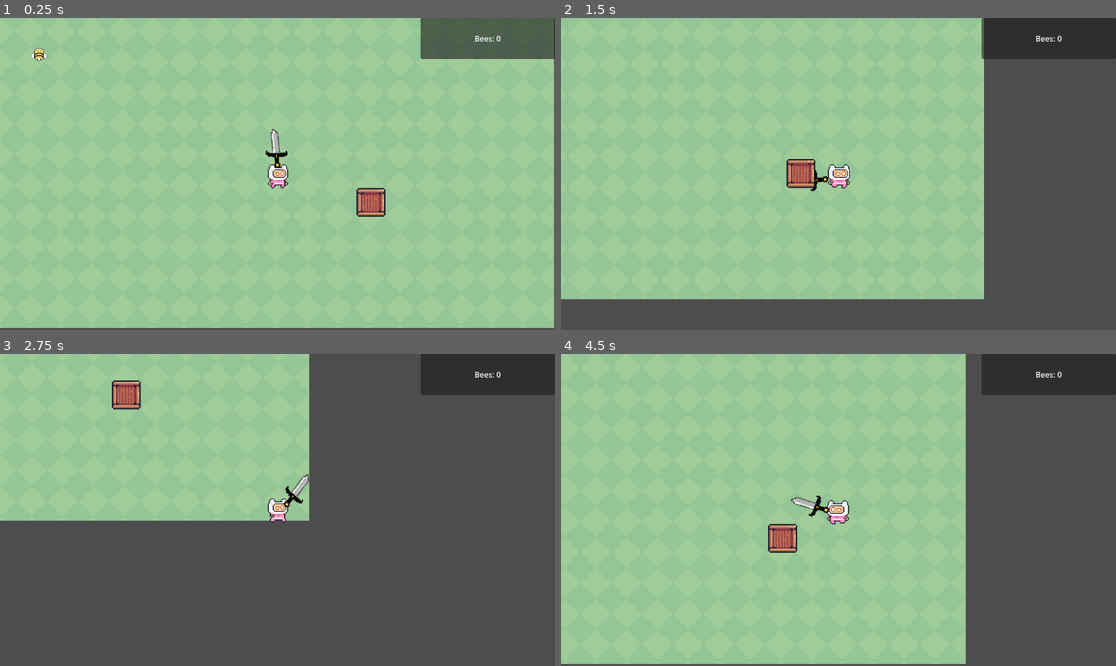
Above: before the commit, frames 1-4 (two rows, left to right).
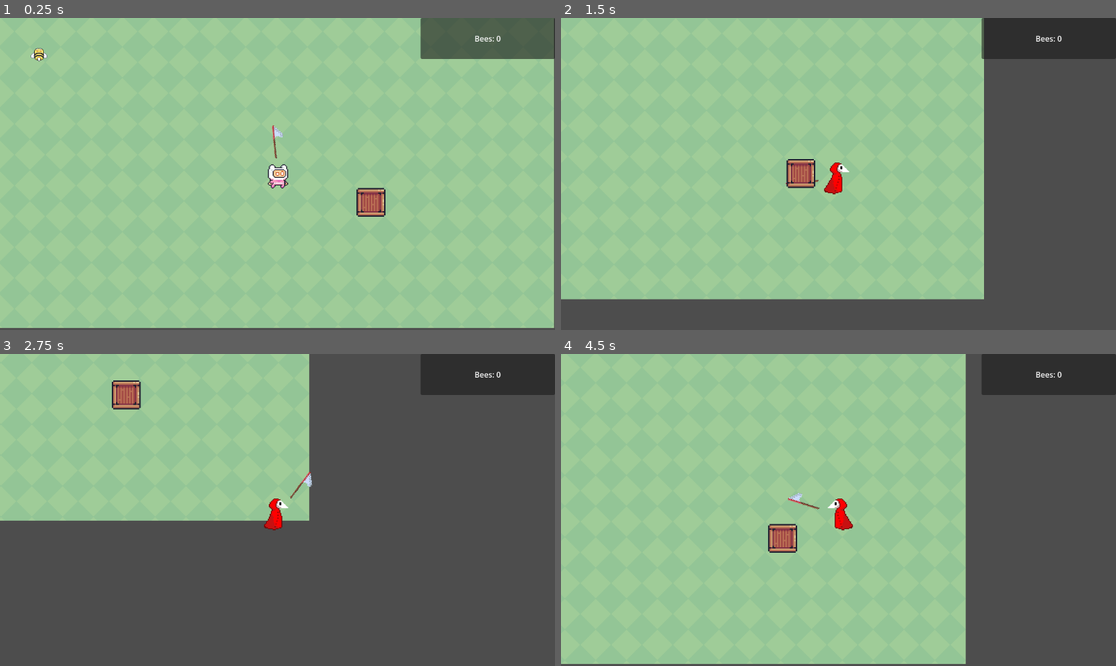
Above: after the commit, the same moments.

Repository: GlitchSkye/Game-test-top-down
Game: Godot game, scene res://game.tscn
Same seed, same stepped clock (60 frames per second), same inputs: the game is played once before the commit and once after it.
Inputs (mouse positions are in pixels of both pictures, inside the frame that each line leads up to):
- Up to frame 1 (0.25 s): no input
- Up to frame 2 (1.5 s): move the mouse to (960, 158) at 0.52 s; hold Right (ui_right) 0.53-1.28 s; move the mouse to (727, 189) at 1.27 s; hold Down (ui_down) from 1.28 s (still down)
- Up to frame 3 (2.75 s): move the mouse to (333, 441) at 2.02 s; release Down (ui_down) at 2.03 s; hold Right (ui_right) from 2.03 s (still down)
- Up to frame 4 (4.5 s): move the mouse to (810, 572) at 2.77 s; release Right (ui_right) at 2.78 s; hold Up (ui_up) 2.78-3.53 s; move the mouse to (1005, 556) at 3.52 s; hold Left (ui_left) from 3.53 s (still down); move the mouse to (672, 463) at 4.27 s

The runs differ from the first frame. In frame 1, 0.2% of the frame differs, in the area x 47-52%, y 34-49%; in frame 2, 0.4%; in frame 3, 0.5%; in frame 4, 0.6%, in the area x 40-53%, y 44-57%.

Commit message:
char
chromeexperiments

Diff:
--- a/player/player_character_body_2d.tscn
+++ b/player/player_character_body_2d.tscn
@@ -1,9 +1,9 @@
-[gd_scene load_steps=32 format=3 uid="uid://k3ev0lxxvrob"]
+[gd_scene load_steps=31 format=3 uid="uid://k3ev0lxxvrob"]
 
 [ext_resource type="Texture2D" uid="uid://b46wfhwhcy83t" path="res://player/Jump (32x32).png" id="1_3voty"]
 [ext_resource type="Script" path="res://program/Player/playercharacterbody2d.gd" id="1_ywxm0"]
 [ext_resource type="Texture2D" uid="uid://bl0pdnuv1wka0" path="res://player/Idle (32x32).png" id="2_fc578"]
-[ext_resource type="Texture2D" uid="uid://b661t2nywyep5" path="res://player/Run (32x32).png" id="3_u8lww"]
+[ext_resource type="Texture2D" uid="uid://b1asfiol03rc1" path="res://player-run-sprite.png" id="4_71oal"]
 [ext_resource type="PackedScene" uid="uid://dwhyh07kbxenr" path="res://sword.tscn" id="5_ktt4c"]
 
 [sub_resource type="AtlasTexture" id="AtlasTexture_diva8"]
@@ -50,53 +50,49 @@
 atlas = ExtResource("2_fc578")
 region = Rect2(320, 0, 32, 32)
 
-[sub_resource type="AtlasTexture" id="AtlasTexture_45dac"]
-atlas = ExtResource("3_u8lww")
-region = Rect2(0, 0, 32, 32)
-
-[sub_resource type="AtlasTexture" id="AtlasTexture_r4cii"]
-atlas = ExtResource("3_u8lww")
-region = Rect2(32, 0, 32, 32)
-
-[sub_resource type="AtlasTexture" id="AtlasTexture_r3h4n"]
-atlas = ExtResource("3_u8lww")
-region = Rect2(64, 0, 32, 32)
-
-[sub_resource type="AtlasTexture" id="AtlasTexture_30ier"]
-atlas = ExtResource("3_u8lww")
-region = Rect2(96, 0, 32, 32)
-
-[sub_resource type="AtlasTexture" id="AtlasTexture_r061k"]
-atlas = ExtResource("3_u8lww")
-region = Rect2(128, 0, 32, 32)
-
-[sub_resource type="AtlasTexture" id="AtlasTexture_rcsqw"]
-atlas = ExtResource("3_u8lww")
-region = Rect2(160, 0, 32, 32)
-
-[sub_resource type="AtlasTexture" id="AtlasTexture_gdihh"]
-atlas = ExtResource("3_u8lww")
-region = Rect2(192, 0, 32, 32)
-
-[sub_resource type="AtlasTexture" id="AtlasTexture_k2xm8"]
-atlas = ExtResource("3_u8lww")
-region = Rect2(224, 0, 32, 32)
-
-[sub_resource type="AtlasTexture" id="AtlasTexture_umvis"]
-atlas = ExtResource("3_u8lww")
-region = Rect2(256, 0, 32, 32)
-
-[sub_resource type="AtlasTexture" id="AtlasTexture_jj0qf"]
-atlas = ExtResource("3_u8lww")
-region = Rect2(288, 0, 32, 32)
-
-[sub_resource type="AtlasTexture" id="AtlasTexture_fgoir"]
-atlas = ExtResource("3_u8lww")
-region = Rect2(320, 0, 32, 32)
-
-[sub_resource type="AtlasTexture" id="AtlasTexture_4kgp5"]
-atlas = ExtResource("3_u8lww")
-region = Rect2(352, 0, 32, 32)
+[sub_resource type="AtlasTexture" id="AtlasTexture_gt0eb"]
+atlas = ExtResource("4_71oal")
+region = Rect2(0, 0, 64, 64)
+
+[sub_resource type="AtlasTexture" id="AtlasTexture_w1cnv"]
+atlas = ExtResource("4_71oal")
+region = Rect2(64, 0, 64, 64)
+
+[sub_resource type="AtlasTexture" id="AtlasTexture_qpvn4"]
+atlas = ExtResource("4_71oal")
+region = Rect2(128, 0, 64, 64)
+
+[sub_resource type="AtlasTexture" id="AtlasTexture_2me73"]
+atlas = ExtResource("4_71oal")
+region = Rect2(192, 0, 64, 64)
+
+[sub_resource type="AtlasTexture" id="AtlasTexture_ct0q4"]
+atlas = ExtResource("4_71oal")
+region = Rect2(256, 0, 64, 64)
+
+[sub_resource type="AtlasTexture" id="AtlasTexture_7punf"]
+atlas = ExtResource("4_71oal")
+region = Rect2(320, 0, 64, 64)
+
+[sub_resource type="AtlasTexture" id="AtlasTexture_caj42"]
+atlas = ExtResource("4_71oal")
+region = Rect2(384, 0, 64, 64)
+
+[sub_resource type="AtlasTexture" id="AtlasTexture_run2c"]
+atlas = ExtResource("4_71oal")
+region = Rect2(448, 0, 64, 64)
+
+[sub_resource type="AtlasTexture" id="AtlasTexture_3muge"]
+atlas = ExtResource("4_71oal")
+region = Rect2(512, 0, 64, 64)
+
+[sub_resource type="AtlasTexture" id="AtlasTexture_icw2r"]
+atlas = ExtResource("4_71oal")
+region = Rect2(576, 0, 64, 64)
+
+[sub_resource type="AtlasTexture" id="AtlasTexture_tlmik"]
+atlas = ExtResource("4_71oal")
+region = Rect2(640, 0, 64, 64)
 
 [sub_resource type="SpriteFrames" id="SpriteFrames_tbx6f"]
 animations = [{
@@ -148,40 +144,37 @@
 }, {
 "frames": [{
 "duration": 1.0,
-"texture": SubResource("AtlasTexture_45dac")
-}, {
-"duration": 1.0,
-"texture": SubResource("AtlasTexture_r4cii")
-}, {
-"duration": 1.0,
-"texture": SubResource("AtlasTexture_r3h4n")
-}, {
-"duration": 1.0,
-"texture": SubResource("AtlasTexture_30ier")
-}, {
-"duration": 1.0,
-"texture": SubResource("AtlasTexture_r061k")
-}, {
-"duration": 1.0,
-"texture": SubResource("AtlasTexture_rcsqw")
-}, {
-"duration": 1.0,
-"texture": SubResource("AtlasTexture_gdihh")
-}, {
-"duration": 1.0,
-"texture": SubResource("AtlasTexture_k2xm8")
-}, {
-"duration": 1.0,
-"texture": SubResource("AtlasTexture_umvis")
-}, {
-"duration": 1.0,
-"texture": SubResource("AtlasTexture_jj0qf")
-}, {
-"duration": 1.0,
-"texture": SubResource("AtlasTexture_fgoir")
-}, {
-"duration": 1.0,
-"texture": SubResource("AtlasTexture_4kgp5")
+"texture": SubResource("AtlasTexture_gt0eb")
+}, {
+"duration": 1.0,
+"texture": SubResource("AtlasTexture_w1cnv")
+}, {
+"duration": 1.0,
+"texture": SubResource("AtlasTexture_qpvn4")
+}, {
+"duration": 1.0,
+"texture": SubResource("AtlasTexture_2me73")
+}, {
+"duration": 1.0,
+"texture": SubResource("AtlasTexture_ct0q4")
+}, {
+"duration": 1.0,
+"texture": SubResource("AtlasTexture_7punf")
+}, {
+"duration": 1.0,
+"texture": SubResource("AtlasTexture_caj42")
+}, {
+"duration": 1.0,
+"texture": SubResource("AtlasTexture_run2c")
+}, {
+"duration": 1.0,
+"texture": SubResource("AtlasTexture_3muge")
+}, {
+"duration": 1.0,
+"texture": SubResource("AtlasTexture_icw2r")
+}, {
+"duration": 1.0,
+"texture": SubResource("AtlasTexture_tlmik")
 }],
 "loop": true,
 "name": &"run",
@@ -203,7 +196,7 @@
 texture_filter = 1
 scale = Vector2(2, 2)
 sprite_frames = SubResource("SpriteFrames_tbx6f")
-animation = &"idle"
+animation = &"run"
 autoplay = "idle"
 
 [node name="Area2D" type="Area2D" parent="." groups=["player"]]
--- a/sword.tscn
+++ b/sword.tscn
@@ -1,7 +1,7 @@
 [gd_scene load_steps=4 format=3 uid="uid://dwhyh07kbxenr"]
 
 [ext_resource type="Script" path="res://program/Weapons/sword.gd" id="1_kcs4u"]
-[ext_resource type="Texture2D" uid="uid://cq03t5pxn2630" path="res://sword-1.png" id="2_wovp7"]
+[ext_resource type="Texture2D" uid="uid://bsrwwobxfi2ep" path="res://net.png" id="2_b1d2t"]
 
 [sub_resource type="CapsuleShape2D" id="CapsuleShape2D_4ur8v"]
 radius = 11.9582
@@ -11,7 +11,7 @@
 script = ExtResource("1_kcs4u")
 
 [node name="CollisionShape2D" type="CollisionShape2D" parent="."]
-position = Vector2(76, 2)
+position = Vector2(77, 7)
 rotation = 1.58435
 shape = SubResource("CapsuleShape2D_4ur8v")
 
@@ -20,7 +20,7 @@
 
 [node name="Sprite2D" type="Sprite2D" parent="weapon_point"]
 texture_filter = 1
-position = Vector2(51, -1)
+position = Vector2(75, 0)
 rotation = 0.81967
 scale = Vector2(2.37918, 2.52296)
-texture = ExtResource("2_wovp7")
+texture = ExtResource("2_b1d2t")
Binary file added: net.png
Not shown, added: net.png.import
Binary file added: player-run-sprite.png
Not shown, added: player-run-sprite.png.import
